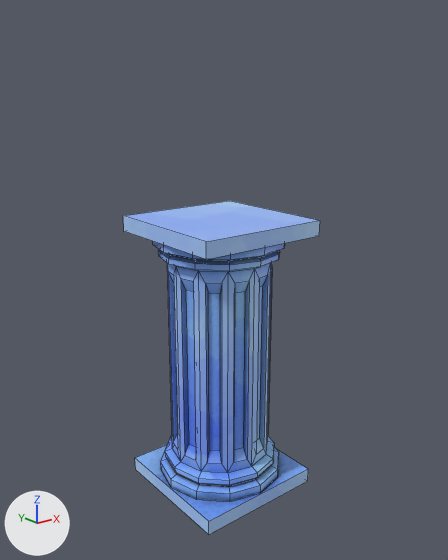
The FBX model KazgarsRevenge/KazgarsRevenge/KazgarsRevengeContent/Models/Levels/Props/ice_column.fbx as it was, and as the next commit left it.
One viewpoint serves both versions: a 50 mm camera at (-0.0905, -0.1147, 0.0978) aimed at (0.0006, -0.0008, 0.0522). The axes (+X, +Y, +Z) are drawn at lower left. The lights are the same throughout. Mesh edges are drawn as thin lines. Where no turn or scale is listed for an object, it has been applied to the vertices.

In view in the first picture: 'ice_column'.
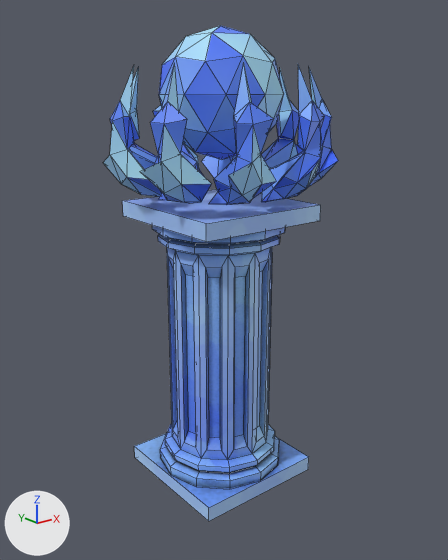
Boxes [x1, y1, x2, y2] around the edits, measured in the pictures (448 x 560 px; the box of a moved part takes in the faces that stretch with it):
'ice_column', reshaped (19% wider, 49% taller): before [123, 201, 320, 534]; after [103, 26, 338, 521]
part 1 of me_ice_column, moved or reshaped: before [153, 241, 285, 501]; after [152, 225, 285, 488]
part 2 of me_ice_column, moved or reshaped: before [135, 445, 308, 534]; after [134, 434, 309, 521]
part 3 of me_ice_column, moved or reshaped: before [123, 201, 320, 260]; after [122, 189, 321, 242]
part 4 of me_ice_column, added (blue): after [103, 26, 338, 205]

Edits to the bpy script that builds the scene:
```text
Add img_blue_gradient_png:
    img_blue_gradient_png = load_image('blue_gradient.png', '../../Projectiles/blue_gradient.png', 256, 256, 'sRGB')
Add mat_frost_bolt__blue_gradient_png:
    mat_frost_bolt__blue_gradient_png = principled_material('frost_bolt__blue_gradient_png')
    mat_frost_bolt__blue_gradient_png.texture = img_blue_gradient_png
Change me_ice_column:
    used by ob_ice_column; location = (0.0, 0.0, 0.0)
    remove me_ice_column.from_pydata(...)  # 256 vertices, 240 faces; spans x -0.0167..0.0167, y -0.0167..0.0167, z -0.0037..0.0676
    add me_ice_column.from_pydata(...)  # 548 vertices, 780 faces; spans x -0.0258..0.0272, y -0.0269..0.026, z 0.0..0.1103
    me_ice_column part 1: the loose piece of 240 vertices spanning x -0.0161..0.0161, y -0.0161..0.0161, z -0.0002..0.0641 is moved by (0.0, 0.0, 0.0037)
    me_ice_column part 2: the loose piece of 8 vertices spanning x -0.0167..0.0167, y -0.0167..0.0167, z -0.0037..0.0001 is moved by (0.0, 0.0, 0.0037)
    me_ice_column part 3: the loose piece of 8 vertices spanning x -0.0167..0.0167, y -0.0167..0.0167, z 0.0638..0.0676 is moved by (0.0, 0.0, 0.0037)
    me_ice_column part 4
    292 vertices are added at x -0.0258..0.0272, y -0.0269..0.026, z 0.073..0.1103
    540 new faces join them, mat_frost_bolt__blue_gradient_png (picture img_blue_gradient_png)
    add me_ice_column.materials.append(mat_frost_bolt__blue_gradient_png)  # picture img_blue_gradient_png
```
